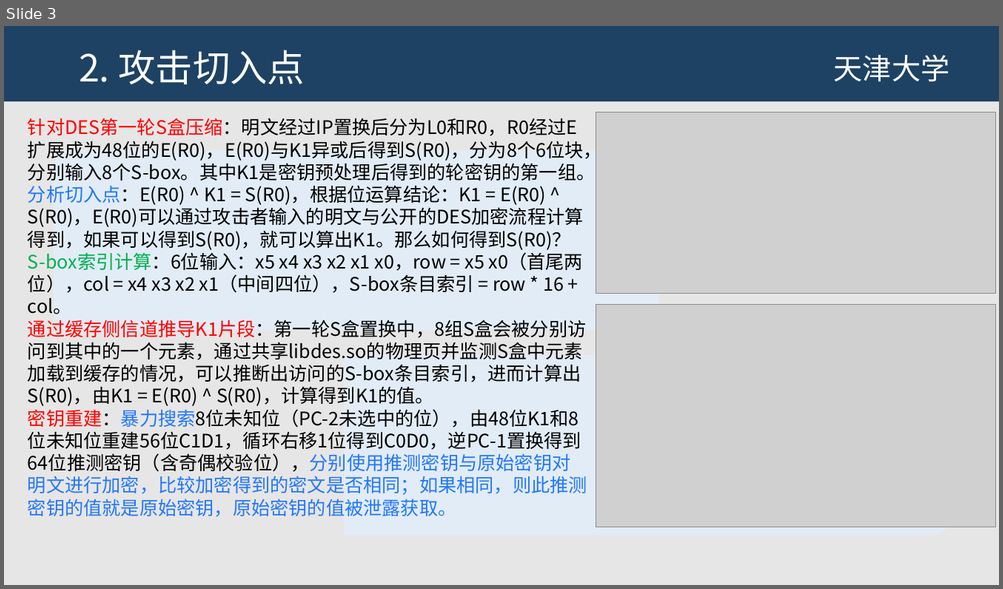
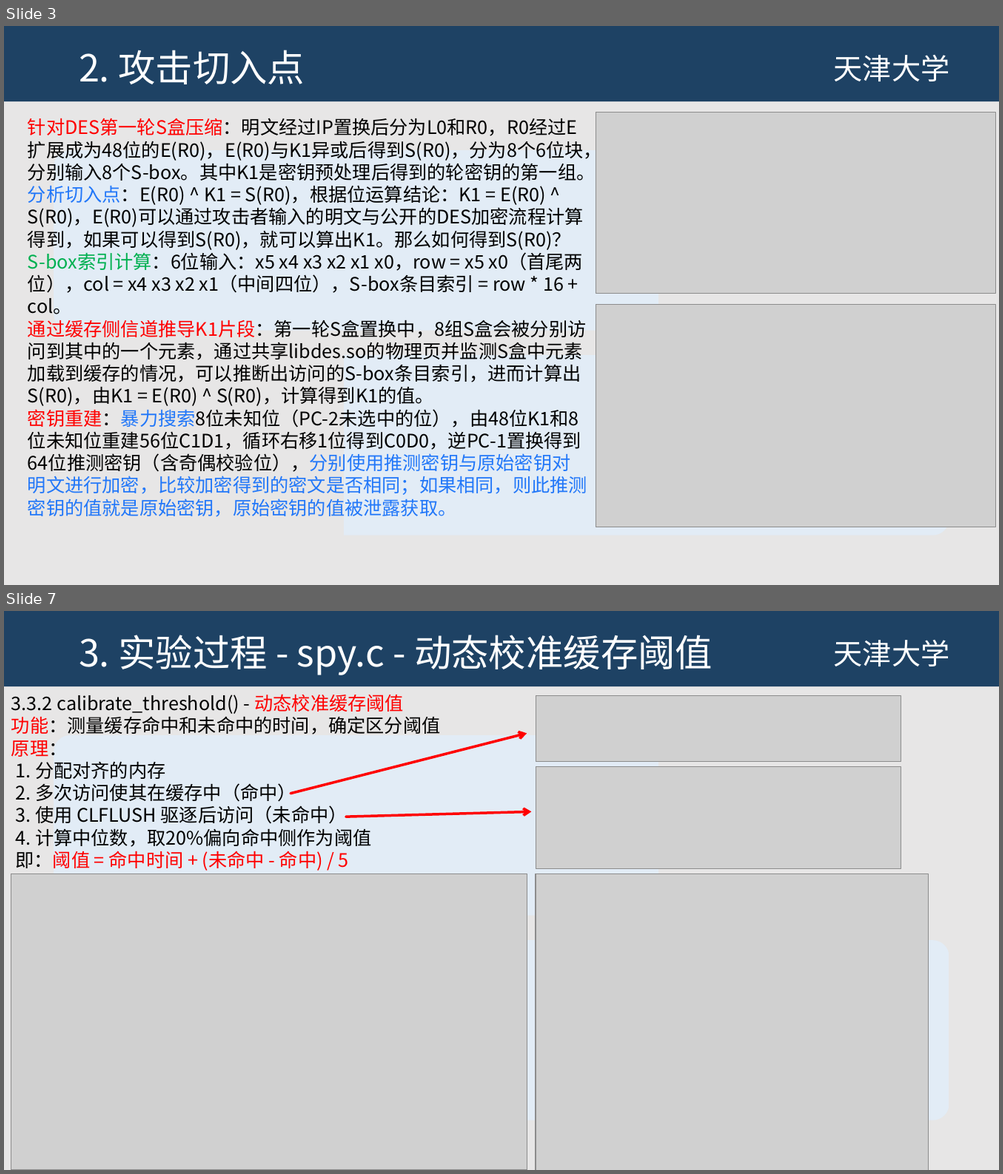
Before and after one commit to JHM2004/amd-microarch-side-channel-testbed, a slide deck: 第3次组会-flush and reload code-2026-02-/第3次组会.pptx. Shown one above the other, each under a label of ours: slide 3 before the commit, slides 3 and 7 after it; the slides between them are not shown. The pictures are 1003x589 and 1003x1174 pixels, drawn with LibreOffice and Linux fonts; fonts in the diff are those of the drawing; grey boxes stand for pictures; background and template pictures are left out. Boxes give left, top, right and bottom in pixels: in the first picture for what was removed or moved away, otherwise in the second. Text is boxed around its words. In the diff, an @@ line names an element or a change of style, - is before the commit and + after.

```diff
--- a/第3次组会-flush and reload code-2026-02-/第3次组会.pptx
+++ b/第3次组会-flush and reload code-2026-02-/第3次组会.pptx
@@ slide 7 added at (4, 611, 999, 1170), background #E7E6E6; not listed: 2 template elements that a slide beside it also shows @@
@@ title added at (79, 635, 712, 675), 36 pt, text #FFFFFF @@
+3. 实验过程 - spy.c - 动态校准缓存阈值
@@ text added at (11, 694, 441, 871), 18 pt, text #000000 @@
+3.3.2 calibrate_threshold() - 动态校准缓存阈值
+功能：测量缓存命中和未命中的时间，确定区分阈值
+原理：
+1. 分配对齐的内存
+2. 多次访问使其在缓存中（命中）
+3. 使用 CLFLUSH 驱逐后访问（未命中）
+4. 计算中位数，取20%偏向命中侧作为阈值
+即：阈值 = 命中时间 + (未命中 - 命中) / 5
@@ picture added at (536, 695, 901, 761) @@
@@ arrow added from (290, 794) to (527, 733), #FF0000 2.5 pt @@
@@ picture added at (536, 767, 901, 869) @@
@@ arrow added from (346, 817) to (532, 812), #FF0000 2.5 pt @@
@@ picture added at (11, 874, 526, 1170) @@
@@ picture added at (535, 874, 928, 1170) @@
```
Also in this commit, not shown: 3 slides changed, 6 other slides added, 4 slides removed, 2 other files.
